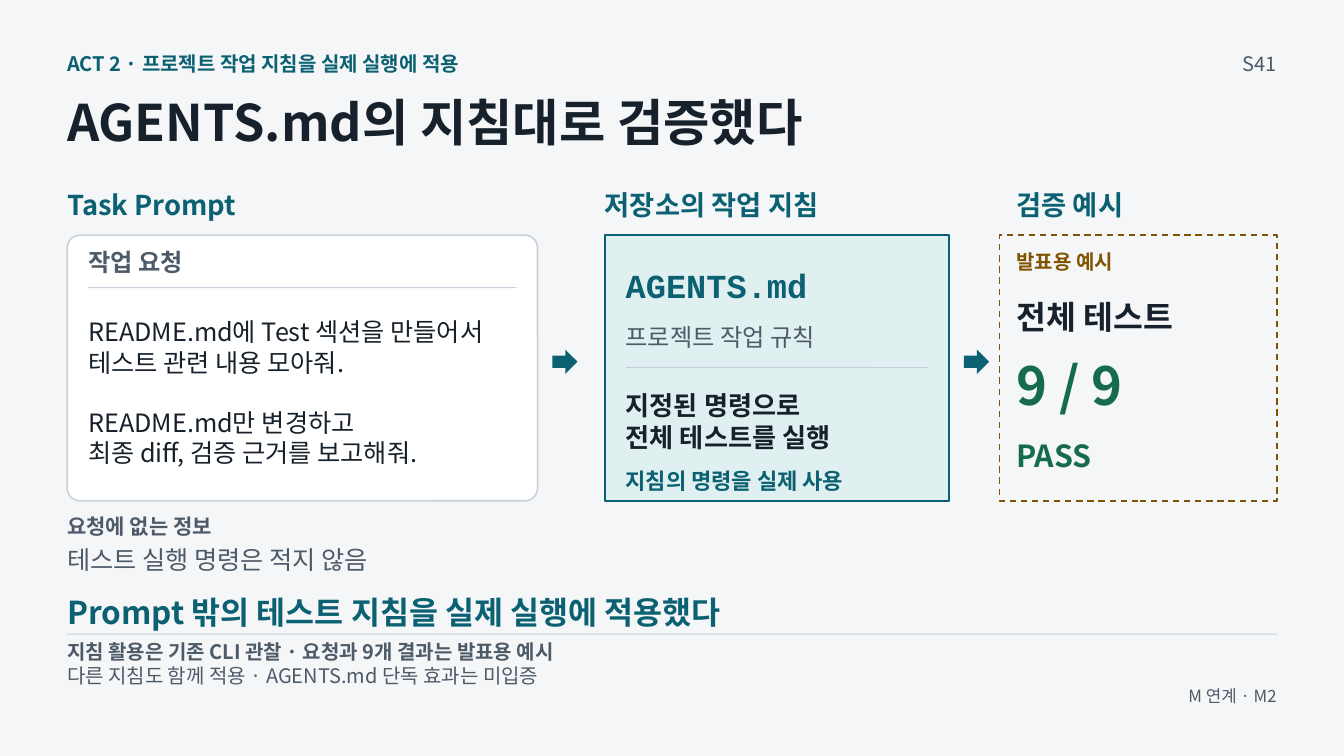
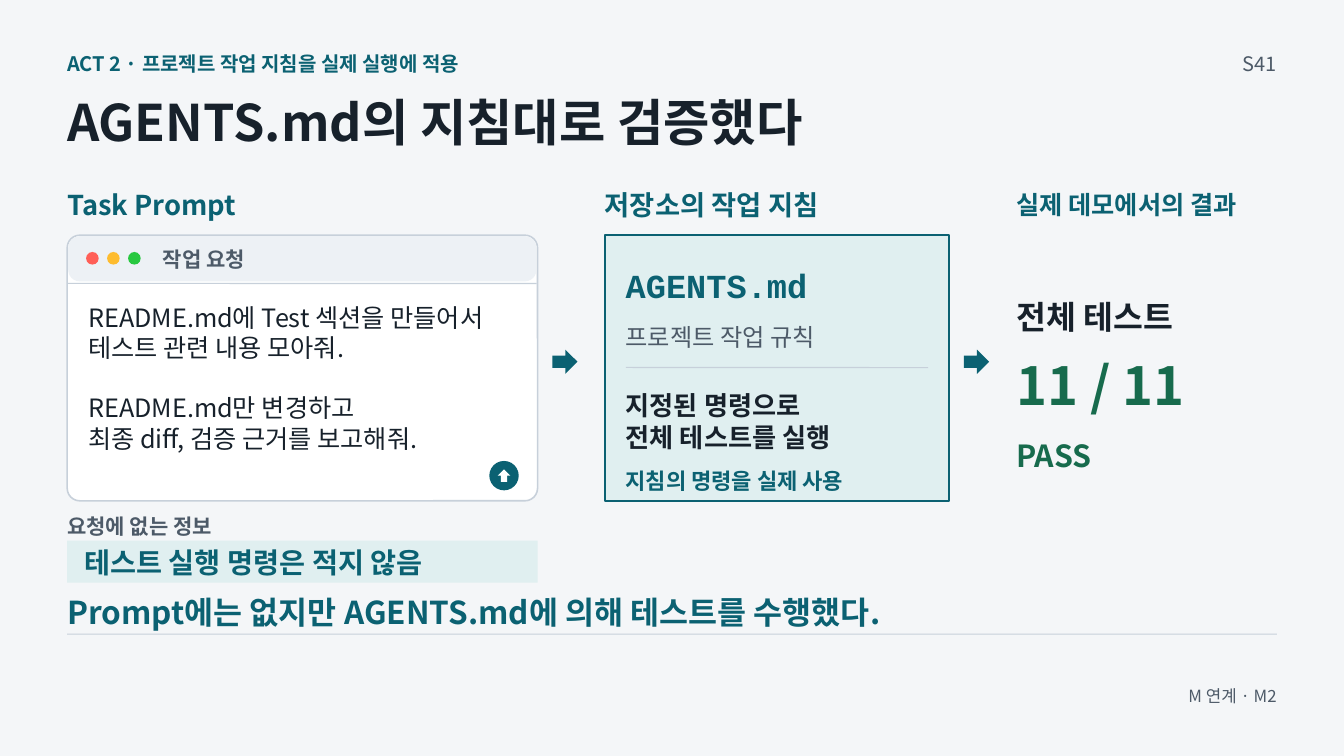
Before and after one commit to GideokKim/ai-dev-training, a slide deck: slide 4 of production/ACT_2.pptx. Drawn at 1344x756 pixels with LibreOffice and Linux fonts; fonts in the diff are those of the drawing. Boxes give left, top, right and bottom in pixels: in the first picture for what was removed or moved away, otherwise in the second. Text is boxed around its words. In the diff, an @@ line names an element or a change of style, - is before the commit and + after.

```diff
--- a/production/ACT_2.pptx
+++ b/production/ACT_2.pptx
@@ text at box(1016, 193, 1236, 217): text changed; size 19.5 to 18 pt @@
-검증 예시
+실제 데모에서의 결과
@@ rounded rectangle added at box(69, 236, 537, 281), fill #EDF1F5 @@
@@ rectangle removed at box(1000, 235, 1277, 501) @@
@@ ellipse added at box(86, 252, 98, 264), fill #FF5F57 @@
@@ ellipse added at box(107, 252, 119, 264), fill #FEBC2E @@
@@ ellipse added at box(128, 252, 140, 264), fill #28C840 @@
@@ text "작업 요청": place and size @@
-text "작업 요청" at box(88, 250, 182, 273)
+text "작업 요청" at box(163, 249, 245, 269)
@@ text "작업 요청" at box(163, 249, 245, 269): size 17.2 to 15 pt @@
@@ text removed at box(1016, 252, 1113, 271) @@
-발표용 예시
@@ line moved from (89, 287) - (516, 287) to (69, 283) - (536, 283) @@
@@ text "README.md에 Test 섹션을 만들어서": place and size @@
-text "README.md에 Test 섹션을 만들어서" at box(88, 320, 484, 467)
+text "README.md에 Test 섹션을 만들어서" at box(88, 306, 484, 453)
@@ text at box(1016, 366, 1184, 405): text changed @@
-9 / 9
+11 / 11
@@ ellipse added at box(489, 461, 518, 490), fill #0B6172 @@
@@ up arrow added at box(498, 470, 510, 482), fill #FFFFFF @@
@@ rectangle added at box(68, 540, 538, 583), fill #E0EFF0 @@
@@ text "테스트 실행 명령은 적지 않음": place and size @@
-text "테스트 실행 명령은 적지 않음" at box(67, 548, 368, 571)
+text "테스트 실행 명령은 적지 않음" at box(84, 549, 423, 576)
@@ text "테스트 실행 명령은 적지 않음" at box(84, 549, 423, 576): size 18 to 20.2 pt, text colour #4D5A68 to #0B6172, bold on @@
@@ text at box(67, 597, 881, 631): text changed @@
-Prompt 밖의 테스트 지침을 실제 실행에 적용했다
+Prompt에는 없지만 AGENTS.md에 의해 테스트를 수행했다.
@@ text removed at box(67, 642, 554, 661) @@
-지침 활용은 기존 CLI 관찰 · 요청과 9개 결과는 발표용 예시
@@ text removed at box(67, 666, 538, 685) @@
-다른 지침도 함께 적용 · AGENTS.md 단독 효과는 미입증
```
Also in this commit, not shown: 18 other files.
